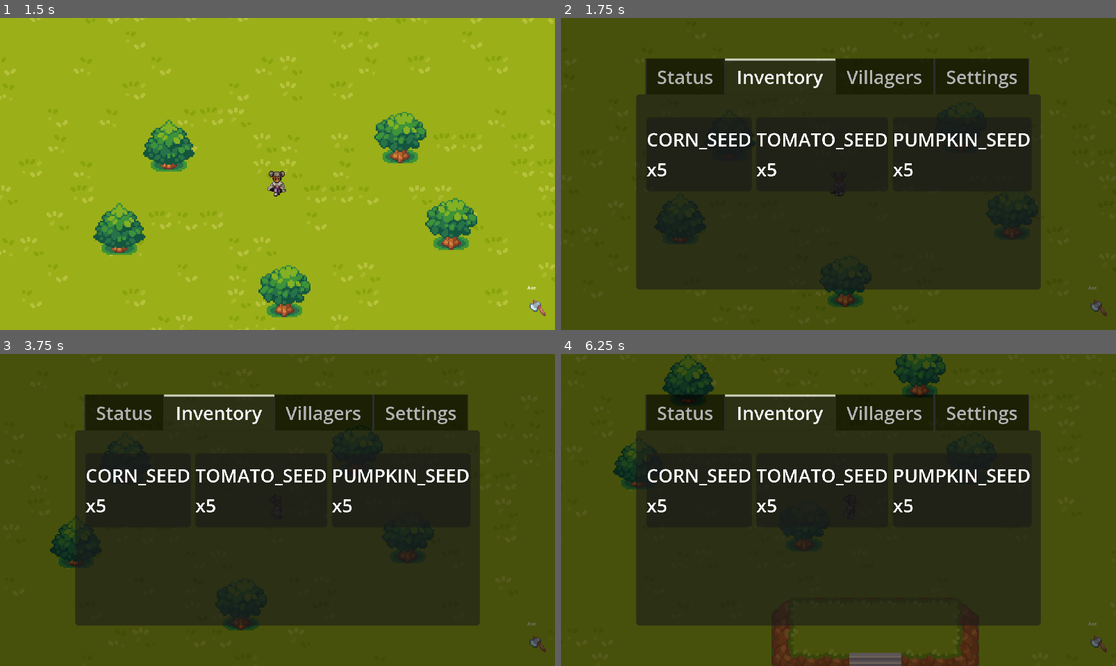
Above: before the commit, frames 1-4 (two rows, left to right).
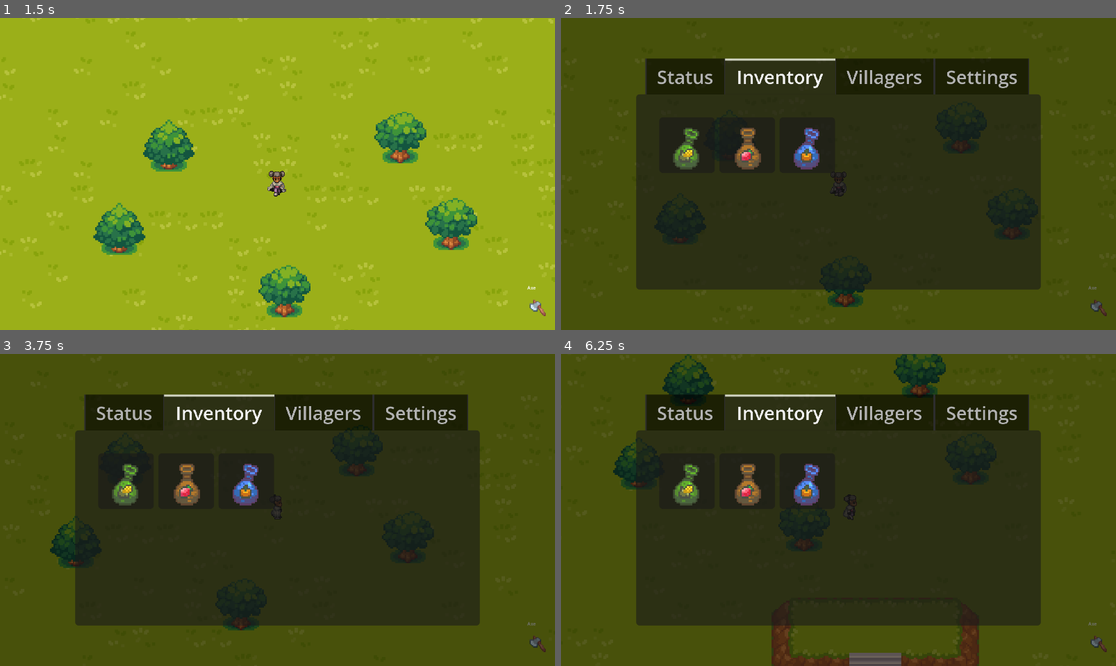
Above: after the commit, the same moments.

Repository: TheKangGaming/bloomblight
Game: Godot game, scene res://scenes/level/game.tscn
The game is run twice, just before and just after one commit, with the same random seed, the same clock (stepped at 60 frames per second) and the same inputs.
Inputs:
- Up to frame 1 (1.5 s): tap Enter at 0.5 s; hold D (right) 0.53-1.28 s; tap Space (action) at 0.6 s; tap F (plant) at 0.8, 1.35 s; hold S (down) from 1.28 s (still down)
- Up to frame 2 (1.75 s): keep holding S (down); tap Tab (ui_focus_next) at 1.55 s
- Up to frame 3 (3.75 s): tap Space (action) at 2, 2.3, 2.85 s; release S (down) at 2.03 s; hold D (right) 2.03-2.78 s; hold Tab (ui_focus_next) 2.03-2.78 s; hold E (tool_forward) 2.78-3.53 s; tap F (plant) at 3.05, 3.6 s; tap Enter at 3.5 s; hold A (left) from 3.53 s (still down); hold Tab (ui_focus_next) from 3.53 s (still down)
- Up to frame 4 (6.25 s): tap Space (action) at 4.25, 4.55, 5.1 s; release Tab (ui_focus_next) at 4.28 s; tap Tab (ui_focus_next) at 4.35, 6.05 s; release A (left) at 5.03 s; hold S (down) 5.03-5.78 s; tap F (plant) at 5.3, 5.85 s; hold D (right) from 5.78 s (still down)

Frame 1 is identical in both runs. In frame 2, 2.6% of the frame differs, in the area x 15-85%, y 35-51%; in frame 3, 2.6%; in frame 4, 2.6%.

Commit message:
Inventory working

Diff:
--- a/scenes/ui/inventory_slot.gd
+++ b/scenes/ui/inventory_slot.gd
@@ -1,10 +1,50 @@
 extends PanelContainer
 
-func setup(item_name: String, quantity: int):
-	# Find the Label node (ensure you have one named "Label"!)
-	var label = $Label
+@onready var icon = $Icon
 
-	if label:
-		label.text = "%s\nx%d" % [item_name, quantity]
+# 1. THE SPRITE SHEET
+const ATLAS_TEXTURE = preload("res://graphics/plants/Atlas-Props4-crops update.png")
+const TILE_SIZE = 32
+
+# 2. MASTER COORDINATE LIST (Column X, Row Y)
+# Use the "Frame Coords" from the Inspector to fill these in.
+const ITEM_COORDS = {
+	# --- SEEDS (From previous steps) ---
+	Global.Items.CORN_SEED: Vector2i(6, 17),
+	Global.Items.TOMATO_SEED: Vector2i(8, 17),
+	Global.Items.PUMPKIN_SEED: Vector2i(24, 17),
+
+	# --- CROPS (The harvested food) ---
+	# Usually located 4 or 5 frames to the right of the seed
+	Global.Items.CORN: Vector2i(10, 11),     # Check this on your sheet!
+	Global.Items.TOMATO: Vector2i(10, 15),  # Check this!
+	Global.Items.PUMPKIN: Vector2i(30, 8), # Check this!
+
+	# --- RESOURCES ---
+	# Find where the Log and Apple are on the sheet and update these!
+	Global.Items.WOOD: Vector2i(0, 0),      # <--- UPDATE THIS
+	Global.Items.APPLE: Vector2i(0, 0),     # <--- UPDATE THIS
+	Global.Items.STONE: Vector2i(0, 0)      # <--- UPDATE THIS
+}
+
+func setup(item_enum: Global.Items, quantity: int):
+	# A. SETUP TOOLTIP
+	var item_name = Global.Items.keys()[item_enum].replace("_", " ").capitalize()
+	tooltip_text = "%s\nQuantity: %d" % [item_name, quantity]
+
+	# B. SETUP ICON USING ATLAS
+	if item_enum in ITEM_COORDS:
+		var atlas = AtlasTexture.new()
+		atlas.atlas = ATLAS_TEXTURE
+
+		# Get the grid position
+		var grid_pos = ITEM_COORDS[item_enum]
+
+		# Create the clipping region
+		atlas.region = Rect2(grid_pos.x * TILE_SIZE, grid_pos.y * TILE_SIZE, TILE_SIZE, TILE_SIZE)
+
+		icon.texture = atlas
 	else:
-		printerr("InventorySlot Error: No Label node found!")
+		# Fallback if we forgot to add coordinates
+		icon.texture = null
+		printerr("Missing Atlas Coords for: ", item_name)
--- a/scenes/ui/inventory_slot.tscn
+++ b/scenes/ui/inventory_slot.tscn
@@ -3,7 +3,7 @@
 [ext_resource type="Script" uid="uid://bcta5goqxh206" path="res://scenes/ui/inventory_slot.gd" id="1_kscix"]
 
 [node name="InventorySlot" type="PanelContainer" unique_id=357949526]
-custom_minimum_size = Vector2(64, 64)
+custom_minimum_size = Vector2(48, 48)
 anchors_preset = 15
 anchor_right = 1.0
 anchor_bottom = 1.0
@@ -11,6 +11,7 @@
 grow_vertical = 2
 script = ExtResource("1_kscix")
 
-[node name="Label" type="Label" parent="." unique_id=1163611806]
+[node name="Icon" type="TextureRect" parent="." unique_id=1581956550]
 layout_mode = 2
-text = "Item"
+expand_mode = 1
+stretch_mode = 5
--- a/scenes/ui/main_menu.gd
+++ b/scenes/ui/main_menu.gd
@@ -1,9 +1,9 @@
 extends Control
 
-# UPDATED PATH: CenterContainer is now a direct child of MainMenu (Sibling of Background)
 @onready var inventory_grid = $CenterContainer/TabContainer/Inventory/Margin/Grid
 @onready var tabs = $CenterContainer/TabContainer
 
+# Preload the slot scene
 const SLOT_SCENE = preload("res://scenes/ui/inventory_slot.tscn")
 
 func _ready() -> void:
@@ -12,7 +12,7 @@
 	Global.inventory_updated.connect(update_inventory)
 
 func _input(event: InputEvent) -> void:
-	if event.is_action_pressed("ui_focus_next"): # TAB
+	if event.is_action_pressed("ui_focus_next"): # Tab Key
 		toggle_menu()
 
 func toggle_menu():
@@ -20,25 +20,24 @@
 	get_tree().paused = visible
 
 	if visible:
-		# Force the "Inventory" tab (Index 1) to be active so you can see the items
+		# Default to Inventory tab (Index 1) for now
 		if tabs:
 			tabs.current_tab = 1
-
 		update_inventory()
 
 func update_inventory():
-	# Defensive check
-	if not inventory_grid:
-		printerr("Error: Inventory Grid not found. Check node structure.")
-		return
+	if not inventory_grid: return
 
+	# 1. Clear existing slots
 	for child in inventory_grid.get_children():
 		child.queue_free()
 
+	# 2. Add slots for current inventory
 	for item_enum in Global.inventory:
 		var count = Global.inventory[item_enum]
 		if count > 0:
 			var slot = SLOT_SCENE.instantiate()
 			inventory_grid.add_child(slot)
-			var item_name = Global.Items.keys()[item_enum]
-			slot.setup(item_name, count)
+
+			# UPDATE: Pass the ENUM, not the Name string
+			slot.setup(item_enum, count)
Binary file added: graphics/loot/loot-drops.png
Not shown, added: graphics/loot/loot-drops.png.import
